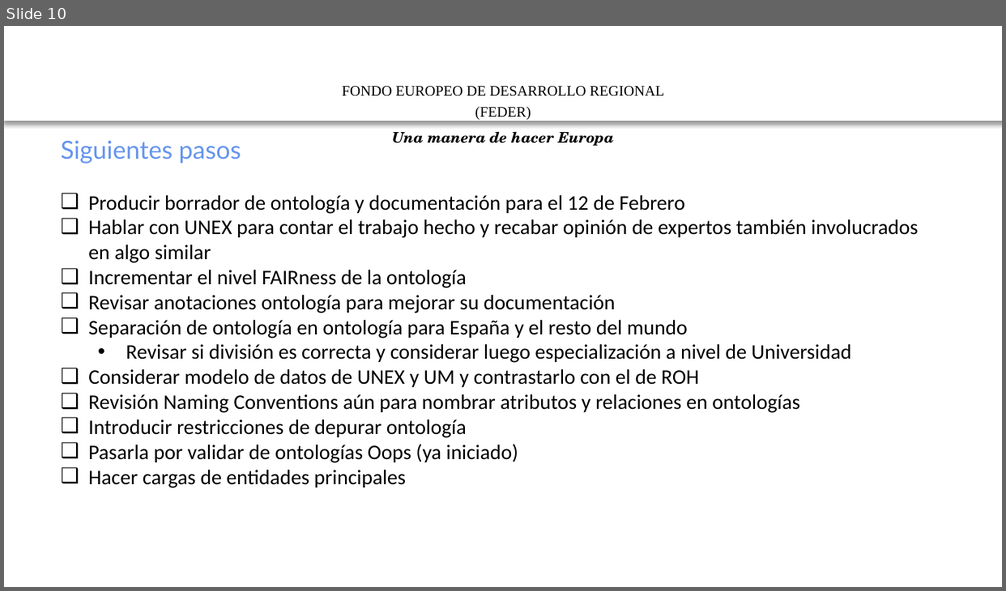
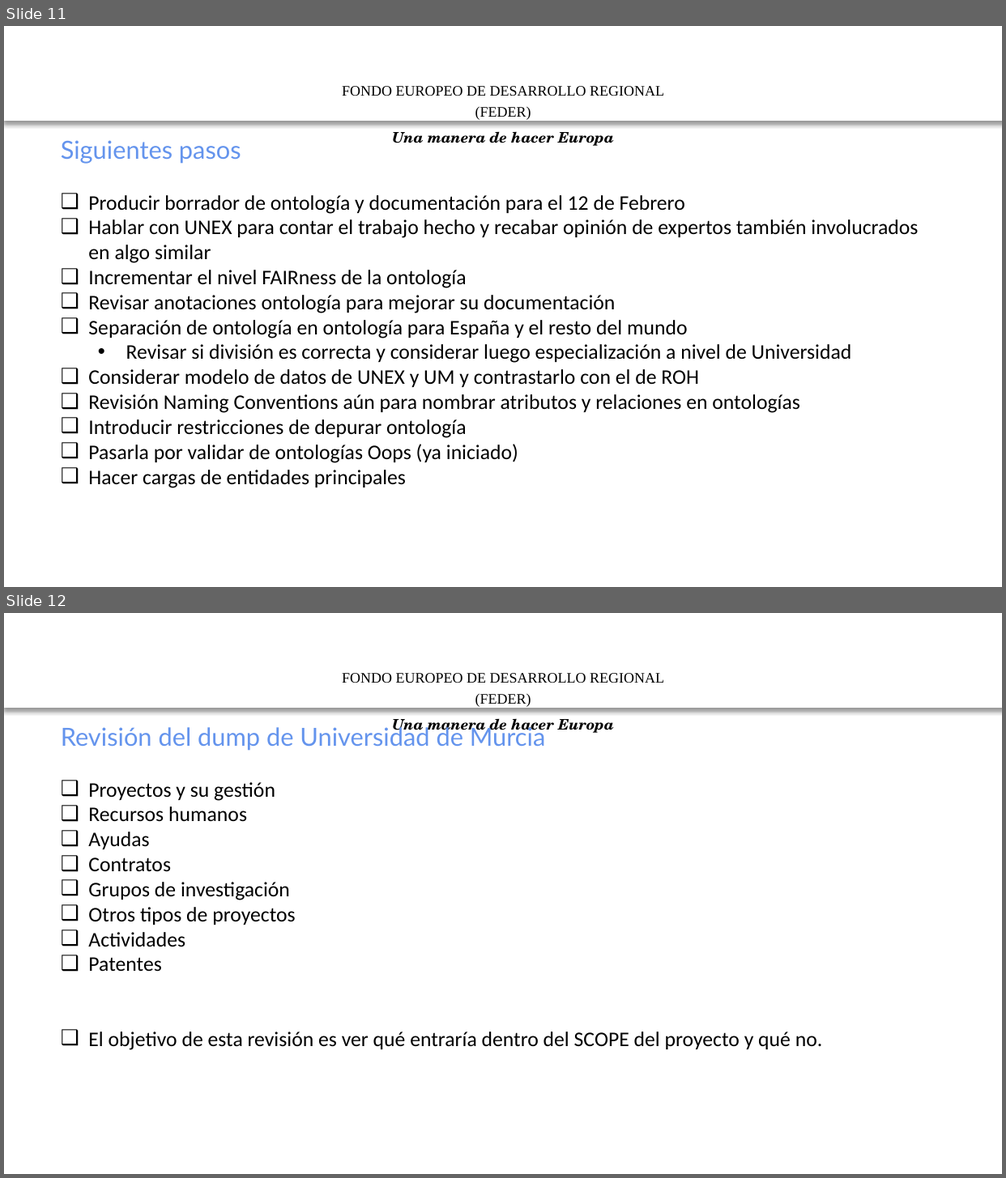
Before and after one commit to mpuerta004/GnossDeustoOnto, a slide deck: 20200109 HERCULES ASIO -ROH-Validación.pptx. Shown one above the other, each under a label of ours: slide 10 before the commit, slides 11 and 12 after it. The pictures are 1006x591 and 1006x1178 pixels, drawn with LibreOffice and Linux fonts; fonts in the diff are those of the drawing; background and template pictures are left out. Boxes give left, top, right and bottom in pixels: in the first picture for what was removed or moved away, otherwise in the second. Text is boxed around its words. In the diff, an @@ line names an element or a change of style, - is before the commit and + after.

```diff
--- a/20200109 HERCULES ASIO -ROH-Validación.pptx
+++ b/20200109 HERCULES ASIO -ROH-Validación.pptx
@@ slide 12 added at box(4, 613, 1002, 1174), background #FFFFFF; not listed: 2 template elements that a slide beside it also shows @@
@@ text added at box(61, 724, 823, 1050), 20 pt, text #000000 @@
+Revisión del dump de Universidad de Murcia
+❑ Proyectos y su gestión
+❑ Recursos humanos
+❑ Ayudas
+❑ Contratos
+❑ Grupos de investigación
+❑ Otros tipos de proyectos
+❑ Actividades
+❑ Patentes
+❑ El objetivo de esta revisión es ver qué entraría dentro del SCOPE del proyecto y qué no.
@@ what was slide 10 is now slide 11 @@
```
Also in this commit, not shown: 1 slide changed, 11 other slides added, 1 other file.
